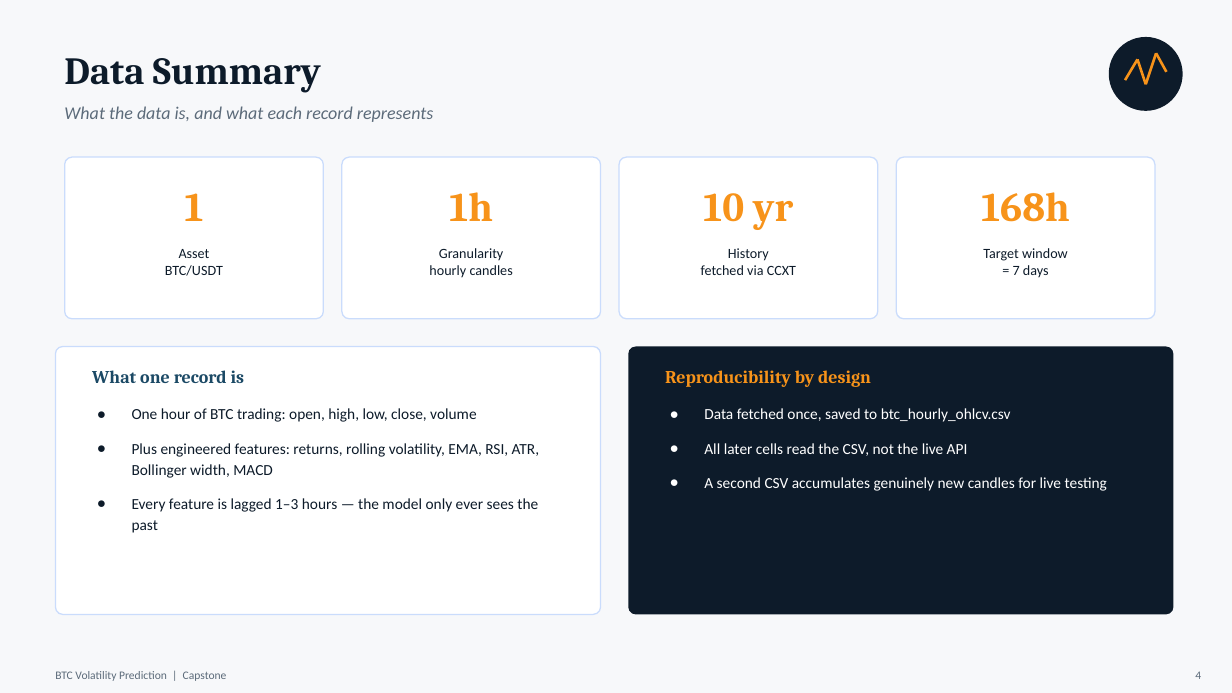
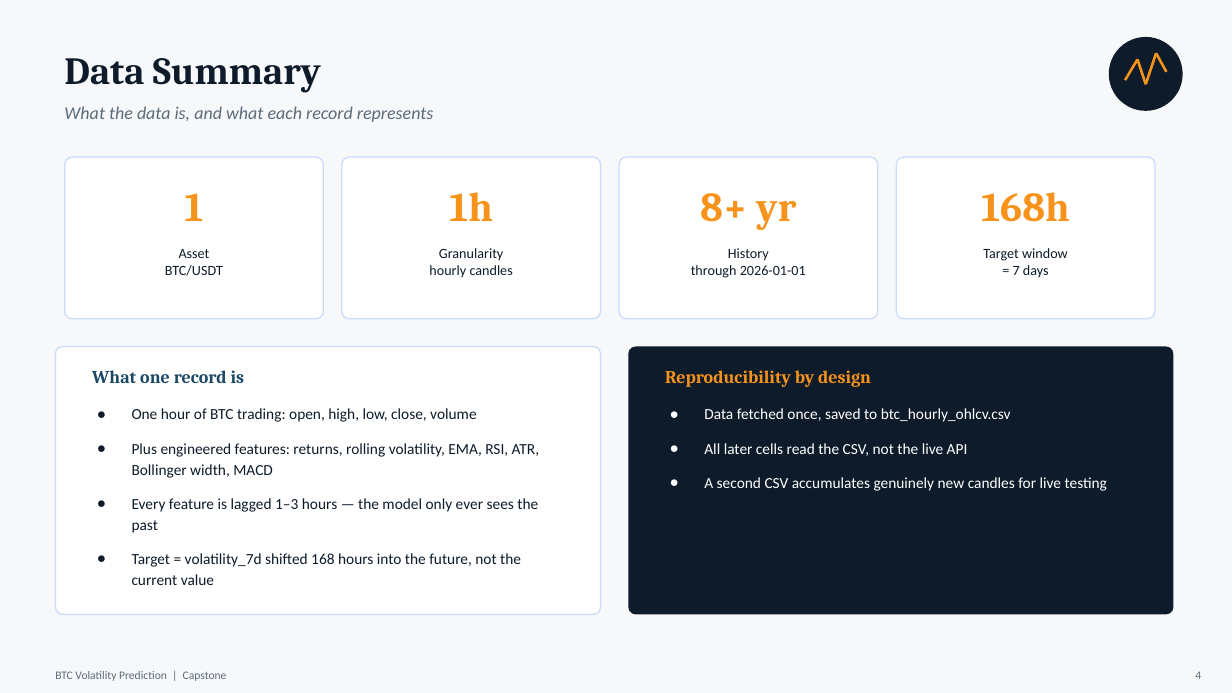
Before and after one commit to mhejairi10/bitcoin-volatility-prediction, a slide deck: slide 4 of presentation/capstone-btc-volatility.pptx. Drawn at 1232x693 pixels with LibreOffice and Linux fonts; fonts in the diff are those of the drawing. Boxes give left, top, right and bottom in pixels: in the first picture for what was removed or moved away, otherwise in the second. Text is boxed around its words. In the diff, an @@ line names an element or a change of style, - is before the commit and + after.

```diff
--- a/presentation/capstone-btc-volatility.pptx
+++ b/presentation/capstone-btc-volatility.pptx
@@ text at (700, 193, 796, 230): text changed @@
-10 yr
+8+ yr
@@ text at (691, 265, 806, 278): text changed @@
-fetched via CCXT
+through 2026-01-01
@@ text at (132, 553, 521, 585): paragraph added @@
+● Target = volatility_7d shifted 168 hours into the future, not the current value
```
Also in this commit, not shown: 10 other slides changed, 1 slide added, 7 other files.
